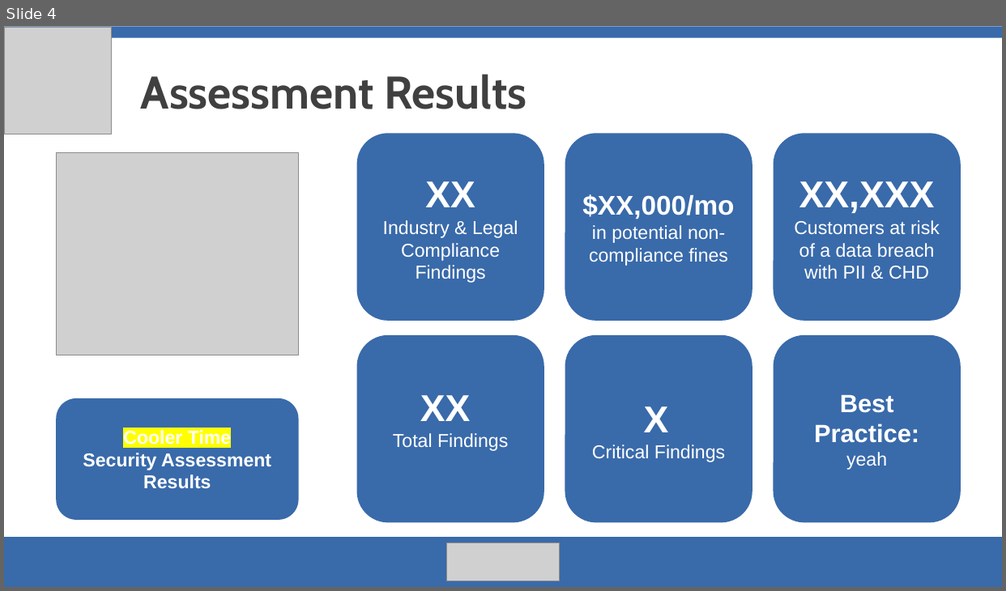
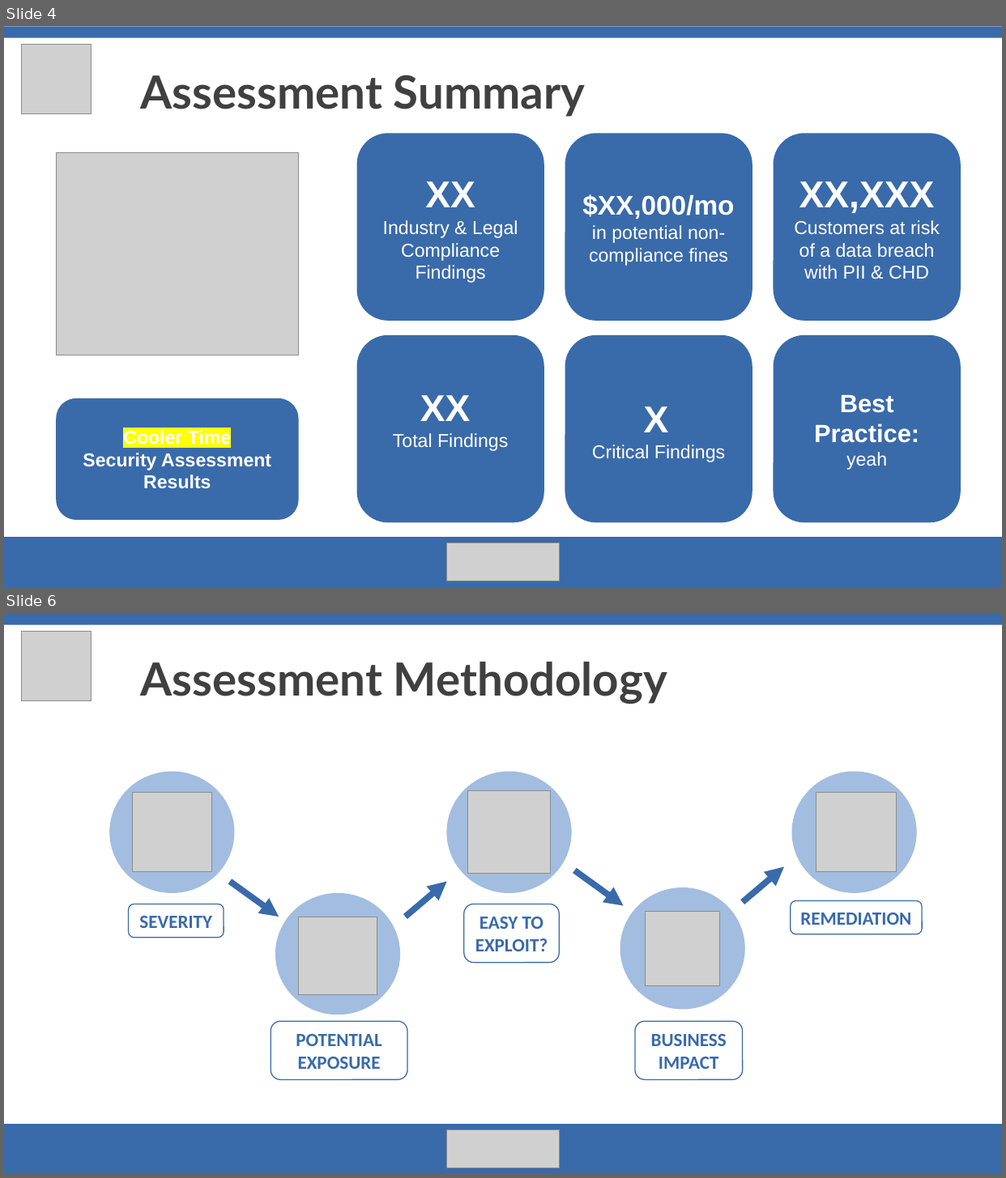
Before and after one commit to deryavuz1/UTSA_CPTC_Team, a slide deck: report/APT-UTSA-Presentation.pptx. Shown one above the other, each under a label of ours: slide 4 before the commit, slides 4 and 6 after it; the slides between them are not shown. The pictures are 1006x591 and 1006x1178 pixels, drawn with LibreOffice and Linux fonts; fonts in the diff are those of the drawing; grey boxes stand for pictures. Boxes give left, top, right and bottom in pixels: in the first picture for what was removed or moved away, otherwise in the second. Text is boxed around its words. In the diff, an @@ line names an element or a change of style, - is before the commit and + after.

```diff
--- a/report/APT-UTSA-Presentation.pptx
+++ b/report/APT-UTSA-Presentation.pptx
@@ slide 6 added at (x1=4, y1=613, x2=1002, y2=1174), background #FFFFFF @@
@@ rectangle added at (x1=4, y1=613, x2=1002, y2=625), fill #396AAA @@
@@ picture added at (x1=21, y1=631, x2=91, y2=701) @@
@@ text added at (x1=141, y1=662, x2=667, y2=704), 44 pt, text #404040, bold @@
+Assessment Methodology
@@ ellipse added at (x1=110, y1=772, x2=235, y2=892), fill #A2BDE0, outline #A2BDE0 1 pt @@
@@ ellipse added at (x1=447, y1=772, x2=572, y2=892), fill #A2BDE0, outline #A2BDE0 1 pt @@
@@ ellipse added at (x1=792, y1=772, x2=917, y2=892), fill #A2BDE0, outline #A2BDE0 1 pt @@
@@ picture added at (x1=132, y1=793, x2=211, y2=872) @@
@@ picture added at (x1=468, y1=791, x2=552, y2=875) @@
@@ picture added at (x1=816, y1=793, x2=896, y2=872) @@
@@ arrow added from (574, 871) to (623, 905), #396AAA 6 pt @@
@@ arrow added from (743, 902) to (784, 867), #396AAA 6 pt @@
@@ arrow added from (230, 882) to (279, 917), #396AAA 6 pt @@
@@ ellipse added at (x1=275, y1=894, x2=400, y2=1014), fill #A2BDE0, outline #A2BDE0 1 pt @@
@@ arrow added from (405, 917) to (447, 882), #396AAA 6 pt @@
@@ ellipse added at (x1=621, y1=888, x2=745, y2=1009), fill #A2BDE0, outline #A2BDE0 1 pt @@
@@ rounded rectangle added at (x1=791, y1=901, x2=923, y2=935), outline #396AAA 1 pt, 18 pt, text #396AAA, bold @@
+REMEDIATION
@@ rounded rectangle added at (x1=128, y1=905, x2=224, y2=938), outline #396AAA 1 pt, 18 pt, text #396AAA, bold @@
+SEVERITY
@@ picture added at (x1=299, y1=917, x2=377, y2=995) @@
@@ rounded rectangle added at (x1=463, y1=905, x2=559, y2=963), outline #396AAA 1 pt, 18 pt, text #396AAA, bold @@
+EASY TO EXPLOIT?
@@ picture added at (x1=646, y1=911, x2=720, y2=986) @@
@@ rounded rectangle added at (x1=270, y1=1022, x2=407, y2=1080), outline #396AAA 1 pt, 18 pt, text #396AAA, bold @@
+POTENTIAL EXPOSURE
@@ rounded rectangle added at (x1=635, y1=1022, x2=743, y2=1080), outline #396AAA 1 pt, 18 pt, text #396AAA, bold @@
+BUSINESS IMPACT
@@ rectangle added at (x1=4, y1=1124, x2=1002, y2=1174), fill #396AAA @@
@@ picture added at (x1=447, y1=1131, x2=560, y2=1169) @@
@@ slide 4 changed as well @@
@@ picture resized from (x1=4, y1=27, x2=112, y2=135) to (x1=21, y1=44, x2=91, y2=114) @@
@@ text at (x1=141, y1=75, x2=585, y2=117): text changed; font Cabin to Lato @@
-Assessment Results
+Assessment Summary
```
Also in this commit, not shown: 11 other slides changed, 2 other slides added, 1 other file.
